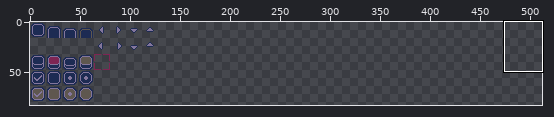
Sprite sheet -- src/assets/art/ui.png. The picture above shows the old version from afar; the outline marks the close-up.
Close-up. The starting point:
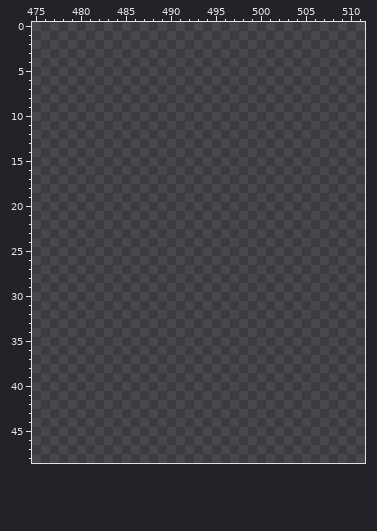
The file is 512x512 pixels. Shown: x 475..511, y 0..48. The wide view leaves out empty margins.
The same view after the edit:
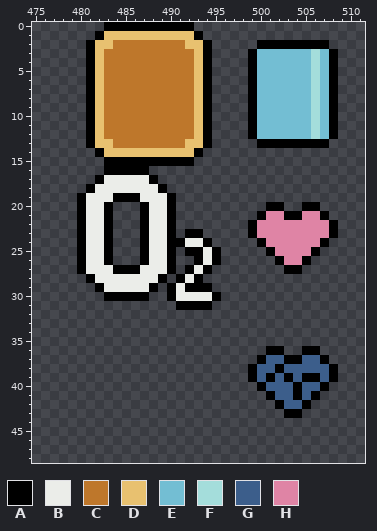
Palette (. is transparent): A #000000  B #ebede9  C #be772b  D #e8c170  E #73bed3  F #a4dddb  G #3c5e8b  H #df84a5
The exact change:
@@ x 475..511 @@
- 0 .....................................
- 1 .....................................
- 2 .....................................
- 3 .....................................
- 4 .....................................
- 5 .....................................
- 6 .....................................
- 7 .....................................
- 8 .....................................
- 9 .....................................
-10 .....................................
-11 .....................................
-12 .....................................
-13 .....................................
-14 .....................................
-15 .....................................
-16 .....................................
-17 .....................................
-18 .....................................
-19 .....................................
-20 .....................................
-21 .....................................
-22 .....................................
-23 .....................................
-24 .....................................
-25 .....................................
-26 .....................................
-27 .....................................
-28 .....................................
-29 .....................................
-30 .....................................
-31 .....................................
+ 0 ........AAAAAAAAAA...................
+ 1 .......ADDDDDDDDDDA..................
+ 2 ......ADDCCCCCCCCDDA.....AAAAAAAA....
+ 3 ......ADCCCCCCCCCCDA....AEEEEEEFEA...
+ 4 ......ADCCCCCCCCCCDA....AEEEEEEFEA...
+ 5 ......ADCCCCCCCCCCDA....AEEEEEEFEA...
+ 6 ......ADCCCCCCCCCCDA....AEEEEEEFEA...
+ 7 ......ADCCCCCCCCCCDA....AEEEEEEFEA...
+ 8 ......ADCCCCCCCCCCDA....AEEEEEEFEA...
+ 9 ......ADCCCCCCCCCCDA....AEEEEEEFEA...
+10 ......ADCCCCCCCCCCDA....AEEEEEEFEA...
+11 ......ADCCCCCCCCCCDA....AEEEEEEFEA...
+12 ......ADCCCCCCCCCCDA....AEEEEEEFEA...
+13 ......ADDCCCCCCCCDDA.....AAAAAAAA....
+14 .......ADDDDDDDDDDA..................
+15 ........AAAAAAAAAA...................
+16 ........AAAAA........................
+17 .......ABBBBBA.......................
+18 ......ABBBBBBBA......................
+19 .....ABBBAAABBBA.....................
+20 .....ABBA...ABBA..........AA..AA.....
+21 .....ABBA...ABBA.........AHHAAHHA....
+22 .....ABBA...ABBA........AHHHHHHHHA...
+23 .....ABBA...ABBA.AA.....AHHHHHHHHA...
+24 .....ABBA...ABBAABBA.....AHHHHHHA....
+25 .....ABBA...ABBA.AABA.....AHHHHA.....
+26 .....ABBA...ABBA..ABA......AHHA......
+27 .....ABBBAAABBBA.ABA........AA.......
+28 ......ABBBBBBBA.ABA..................
+29 .......ABBBBBA.ABAAA.................
+30 ........AAAAA..ABBBBA................
+31 ................AAAA.................
 32 .....................................
@@ x 497..510 @@
 35 ..............
-36 ..............
-37 ..............
-38 ..............
-39 ..............
-40 ..............
-41 ..............
-42 ..............
-43 ..............
+36 ....AA..AA....
+37 ...AGGAAGGA...
+38 ..AGGAGGGGGA..
+39 ..AGAGAGAAGA..
+40 ...AGGGAGGA...
+41 ....AGGAGA....
+42 .....AGGA.....
+43 ......AA......
 44 ..............
